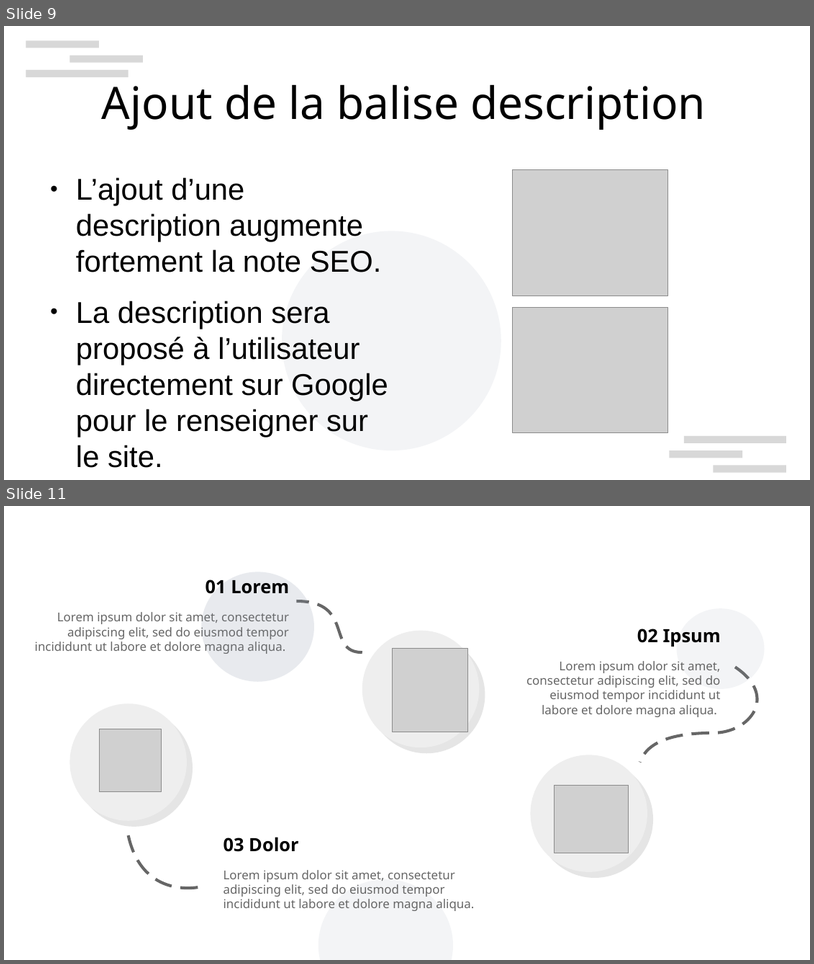
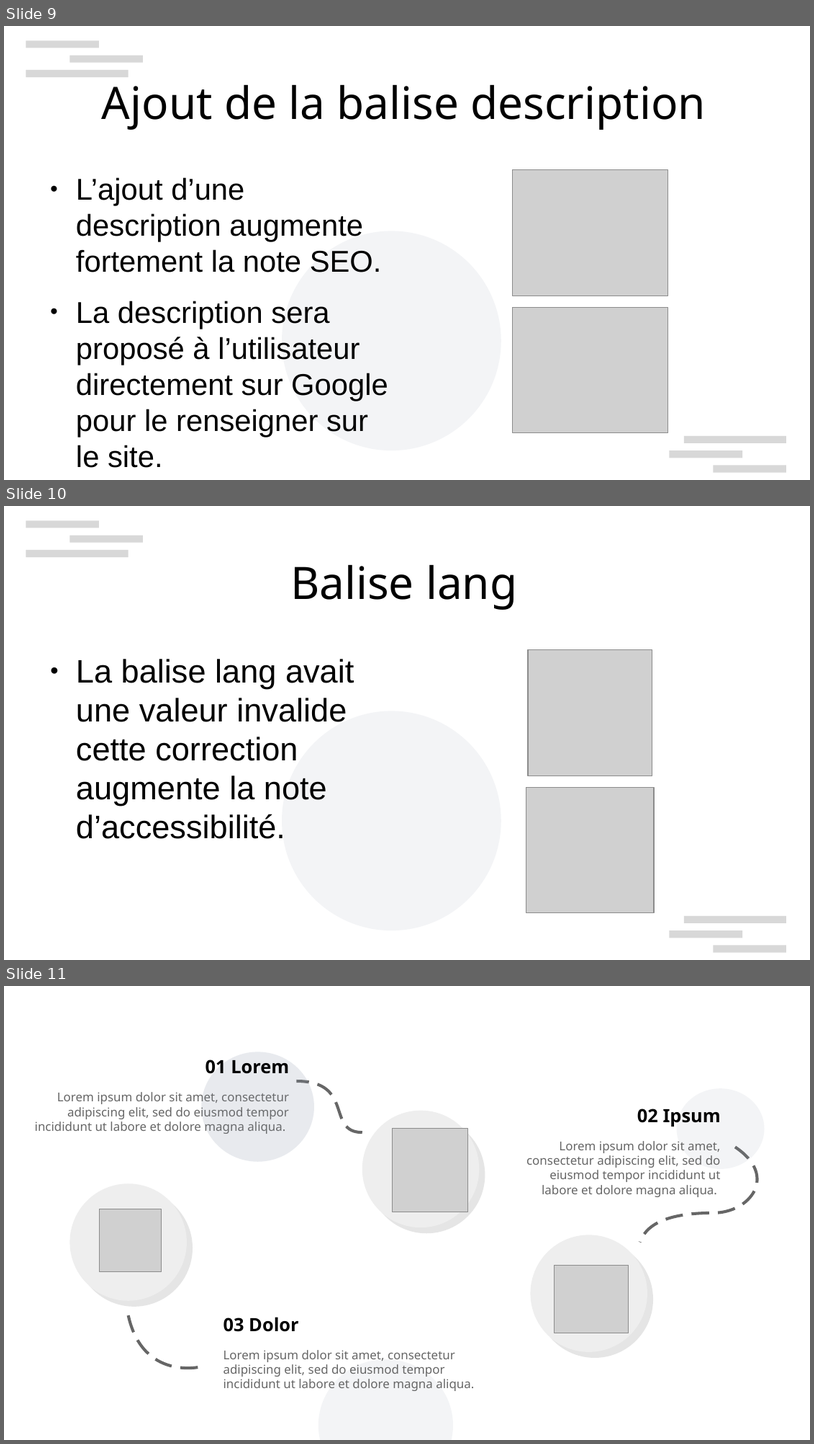
Before and after one commit to Fibre44/DENISNicolas_4_09112021, a slide deck: Soutenance/Soutenance.odp. Shown one above the other, each under a label of ours: slides 9 and 11 before the commit, slides 9, 10 and 11 after it; the slides between them are not shown. The pictures are 814x964 and 814x1444 pixels, drawn with LibreOffice and Linux fonts; fonts in the diff are those of the drawing; grey boxes stand for pictures; background and template pictures are left out. Boxes give left, top, right and bottom in pixels: in the first picture for what was removed or moved away, otherwise in the second. Text is boxed around its words. In the diff, an @@ line names an element or a change of style, - is before the commit and + after.

Commit message:
Correction de la balise lang

```diff
--- a/Soutenance/Soutenance.odp
+++ b/Soutenance/Soutenance.odp
@@ slide 10 added at bbox=[4, 506, 810, 960], background #FFFFFF; not listed: 7 template elements that a slide beside it also shows @@
@@ title added at bbox=[291, 564, 517, 610], 44 pt, text #000000 @@
+Balise lang
@@ picture added at bbox=[529, 650, 653, 775] @@
@@ text added at bbox=[76, 659, 354, 839], 32 pt, text #000000 @@
+● La balise lang avait une valeur invalide cette correction augmente la note d’accessibilité.
@@ picture added at bbox=[527, 788, 655, 913] @@
```
Also in this commit, not shown: 1 slide removed, 3 other files.
